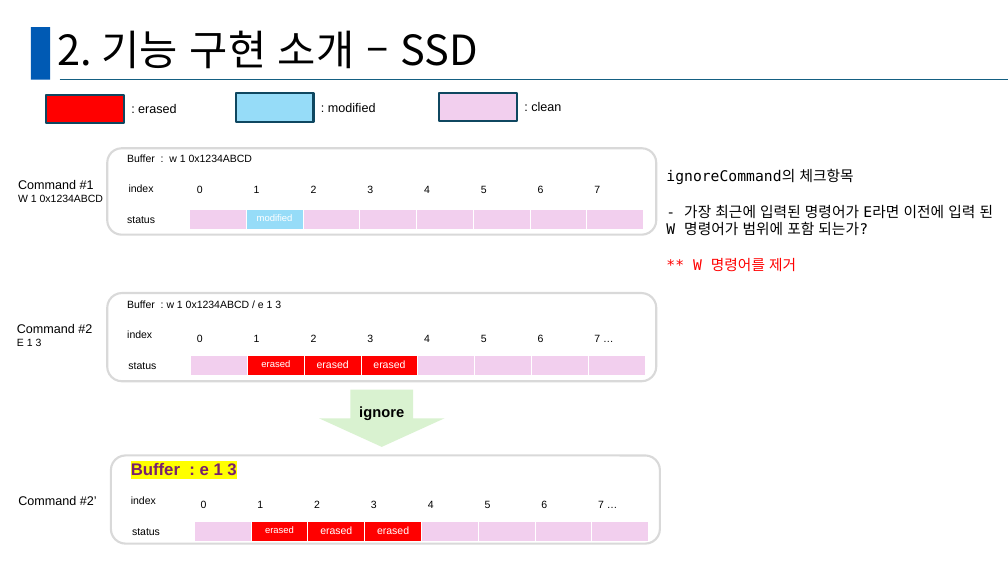
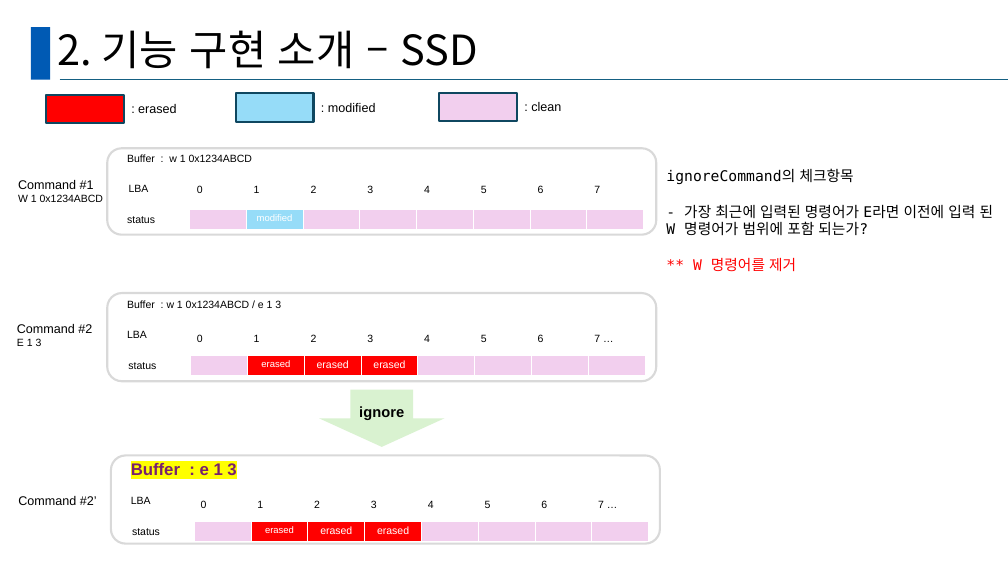
Before and after one commit to GanghyunLee/deep-dive-ssd, a slide deck: slide 35 of D조_DeepDive.pptx (slide 36 before the commit). Drawn at 1008x567 pixels with LibreOffice and Linux fonts; fonts in the diff are those of the drawing. Boxes give left, top, right and bottom in pixels: in the first picture for what was removed or moved away, otherwise in the second. Text is boxed around its words. In the diff, an @@ line names an element or a change of style, - is before the commit and + after.

```diff
--- a/D조_DeepDive.pptx
+++ b/D조_DeepDive.pptx
@@ text at (x1=129, y1=184, x2=149, y2=192): text changed @@
-index
+LBA
@@ text at (x1=127, y1=330, x2=147, y2=338): text changed @@
-index
+LBA
@@ text at (x1=131, y1=496, x2=151, y2=504): text changed @@
-index
+LBA
```
Also in this commit, not shown: 11 other slides changed.
